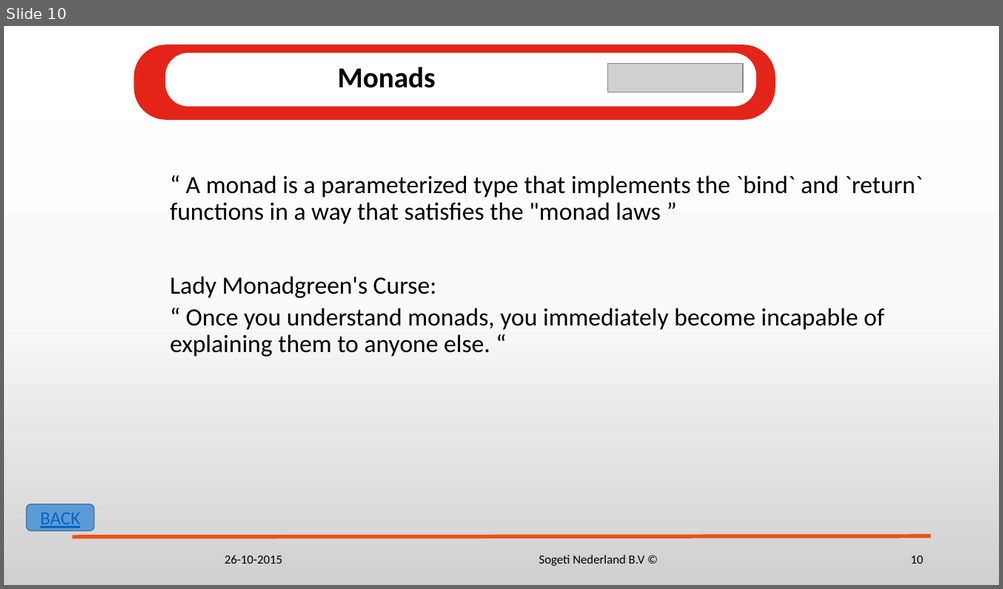
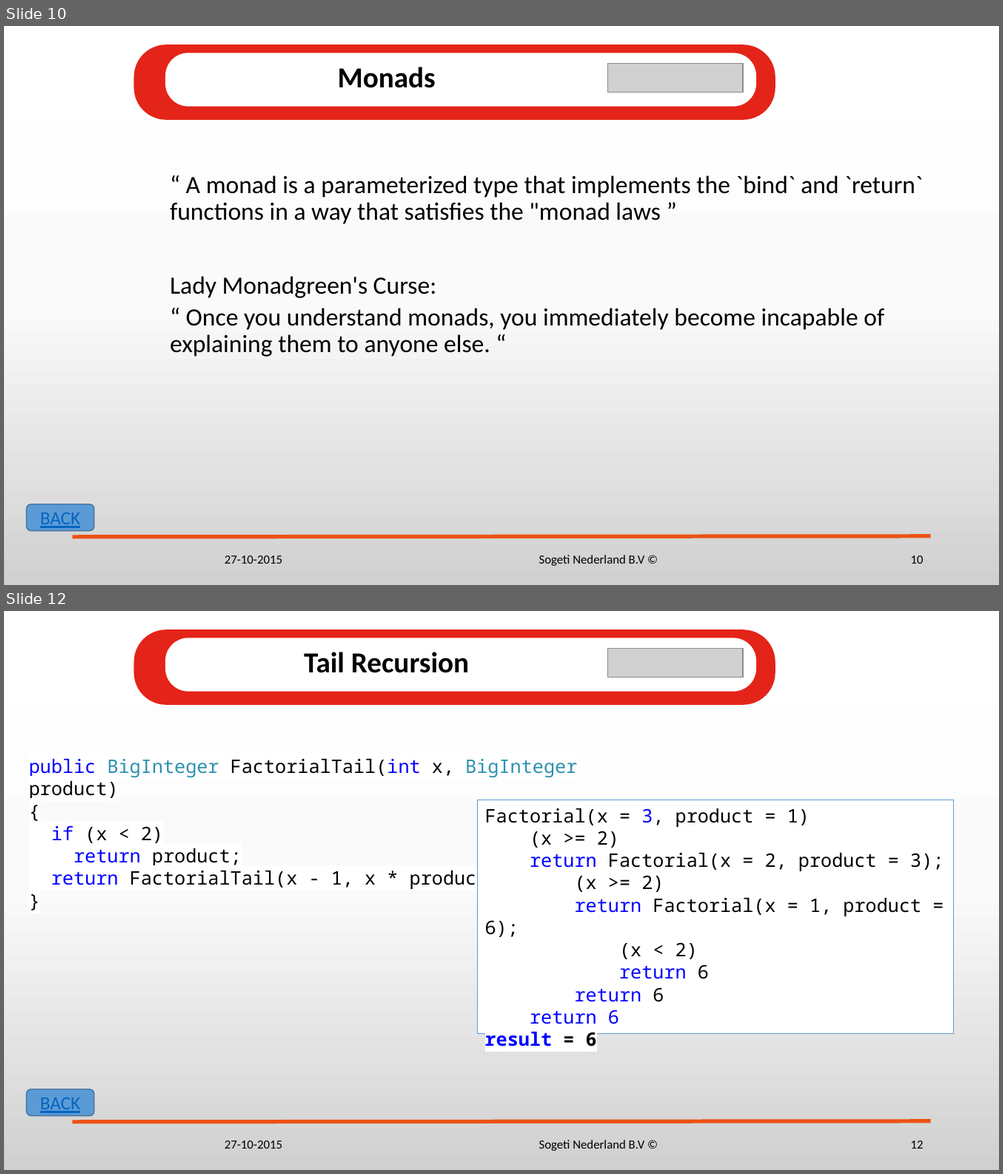
Before and after one commit to KeesDijk/FunctionalThinking, a slide deck: FunctionalThinking.pptx. Shown one above the other, each under a label of ours: slide 10 before the commit, slides 10 and 12 after it; the slides between them are not shown. The pictures are 1003x589 and 1003x1174 pixels, drawn with LibreOffice and Linux fonts; fonts in the diff are those of the drawing; grey boxes stand for pictures; background and template pictures are left out. Boxes give left, top, right and bottom in pixels: in the first picture for what was removed or moved away, otherwise in the second. Text is boxed around its words. In the diff, an @@ line names an element or a change of style, - is before the commit and + after.

```diff
--- a/FunctionalThinking.pptx
+++ b/FunctionalThinking.pptx
@@ slide 12 added at <box>4,611,999,1170</box>, background gradient #FFFFFF to #FBFBFB to #D1D1D1; not listed: 1 template element that a slide beside it also shows @@
@@ group added at <box>134,629,775,705</box>: 2 rounded rectangles, 1 text, 1 picture @@
+Tail Recursion
@@ text added at <box>29,759,619,890</box>, 18 pt, text #000000 @@
+public BigInteger FactorialTail(int x, BigInteger product)
+{
+if (x < 2)
+return product;
+return FactorialTail(x - 1, x * product);
+}
@@ rectangle added at <box>478,800,953,1034</box>, fill #FFFFFF, outline #5B9BD5 0.75 pt, 18 pt, text #000000 @@
+Factorial(x = 3, product = 1)
+(x >= 2)
+return Factorial(x = 2, product = 3);
+(x >= 2)
+return Factorial(x = 1, product = 6);
+(x < 2)
+return 6
+return 6
+return 6
+result = 6
@@ rounded rectangle added at <box>26,1090,94,1117</box>, fill #5B9BD5, outline #43739E 1 pt, 18 pt, text #0563C1, underline @@
+BACK
@@ text added at <box>225,1141,282,1149</box>, 12 pt, text #000000 @@
+27-10-2015
@@ text added at <box>539,1140,645,1151</box>, 12 pt, text #000000 @@
+Sogeti Nederland B.V ©
@@ page number added at <box>910,1141,923,1149</box>, 12 pt, text #000000 @@
+12
@@ slide 10 changed as well @@
@@ text at <box>225,556,282,564</box>: text changed @@
-26-10-2015
+27-10-2015
```
Also in this commit, not shown: 11 other slides changed, 2 other slides added, 8 other files.
